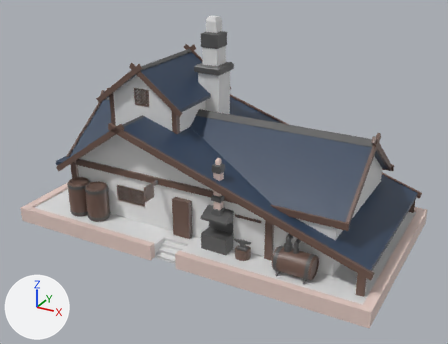
An edit to the FBX model Aetheria Tora's Story/Assets/Jin/Dungeon_House.fbx, drawn before and after from the same camera.
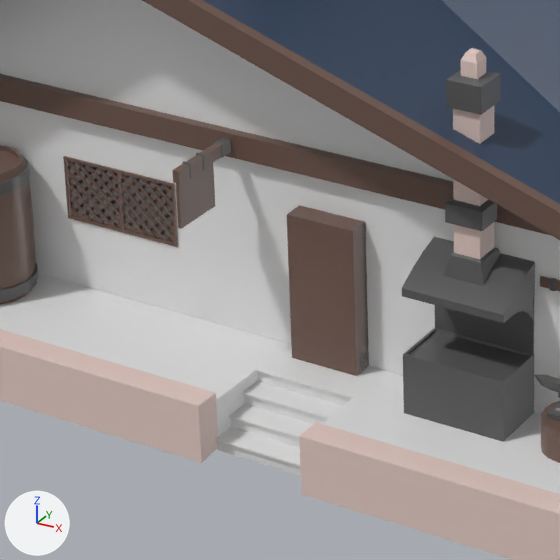
The first picture shows the older version from a 50 mm camera at (67.1, -111.6, 69.0) aimed at (4.2, 2.8, 11.9). The close-ups show both versions on the part from 23% to 54% of the width and 42% to 83% of the height of that picture; other places that the commit changed are outside them. Lighting does not change. The marker at lower left points along +X, +Y and +Z. Where no turn or scale is listed for an object, it has been applied to the vertices. Vertices at the same position are counted once.

Objects in the first close-up: 'Baseboard.001', 'Baseboard.002', 'CTRL_Hole', 'Cube.012', 'Cube.016', 'Cube.017', 'Cube.035', 'Cube.036', 'Cube.037', 'Cylinder.007', 'Room.001', 'Room.002', 'Room.003', 'Stairs'.
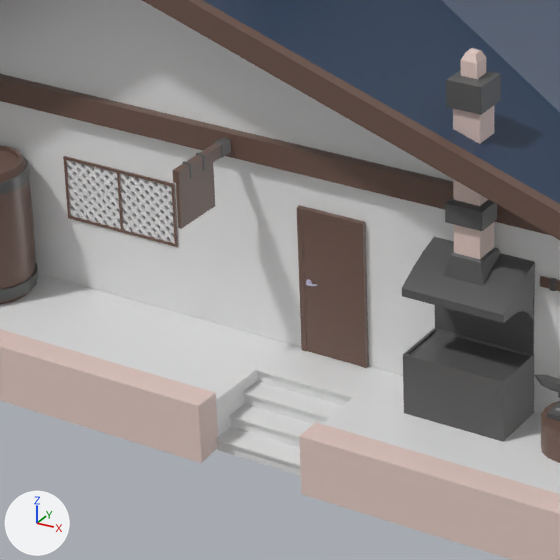
The newer file is also rescaled (x0.25), turned or shifted as a whole; pictures and numbers use the older file's frame.

Where the change shows, as pixel boxes (x1, y1, x2, y2) in the close-ups (560 x 560 px):
'CTRL_Hole', deleted (brown): before (287, 207, 369, 376)
'Cube.020', reshaped (not visible before): after (120, 174, 175, 244)
'Cube.016', reshaped (not visible afterwards): before (120, 174, 175, 243)
part 3 of me_cube_010, cut back: (67, 160, 121, 229) in both
'Door', unchanged, uncovered by the edit: after (302, 214, 361, 366)
'DoorFrame', unchanged, uncovered by the edit: before (297, 205, 369, 366); after (297, 205, 369, 368)
'Floor', unchanged, covered by the edit: before (69, 161, 174, 241)

The edits, one by one:
me_cube_006 is used by ob_cube_016; location (-12.33, -8.36, 6.32).
me_cube_006 had 786 vertices, 662 faces and spanned x -1.82..1.82, y -0.02..0.02, z -1.82..1.82.
me_cube_006 no longer uses material mat_wood (brown #6e564c).
me_cube_006 now has 192 vertices, 92 faces and spans x -3.79..0.01, y 6.19..6.33, z 19.99..23.82.
me_cube_006 part 2: 786 vertices removed from x -1.82..1.82, y -0.02..0.02, z -1.82..1.82.
me_cube_010 is used by ob_cube_017; location (-16.13, -8.36, 6.32).
me_cube_010 had 786 vertices, 662 faces and spanned x -1.82..1.82, y -0.02..0.02, z -1.82..1.82.
me_cube_010 no longer uses material mat_wood (brown #6e564c).
me_cube_010 now has 192 vertices, 92 faces and spans x -1.9..1.91, y -0.07..0.07, z -1.91..1.92.
me_cube_010 part 3: 786 vertices removed from x -1.82..1.82, y -0.02..0.02, z -1.82..1.82; 192 vertices added at x -1.9..1.91, y -0.07..0.07, z -1.91..1.92.
me_cube_024 is used by ob_cube_020; location (-14.22, -2.1, 28.22).
me_cube_024 had 786 vertices, 662 faces and spanned x -1.82..1.82, y -0.02..0.02, z -1.82..1.82.
me_cube_024 no longer uses material mat_wood (brown #6e564c).
me_cube_024 now has 192 vertices, 92 faces and spans x -0.01..3.8, y -6.33..-6.19, z -23.81..-19.98.
me_cube_024 part 1: 192 vertices added at x -0.01..3.8, y -6.33..-6.19, z -23.81..-19.98.
Object 'CTRL_Hole' (ob_ctrl_hole) is deleted.
